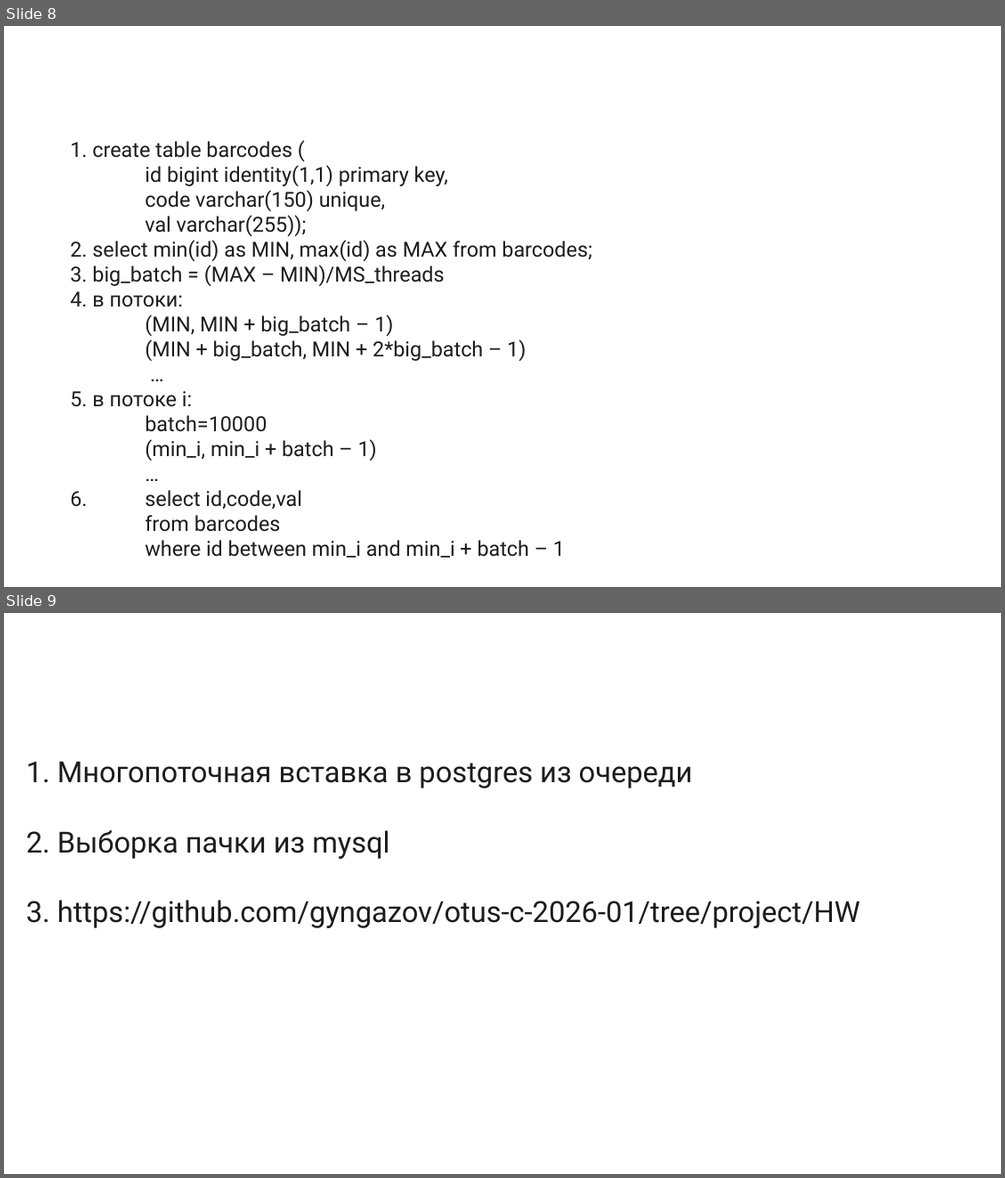
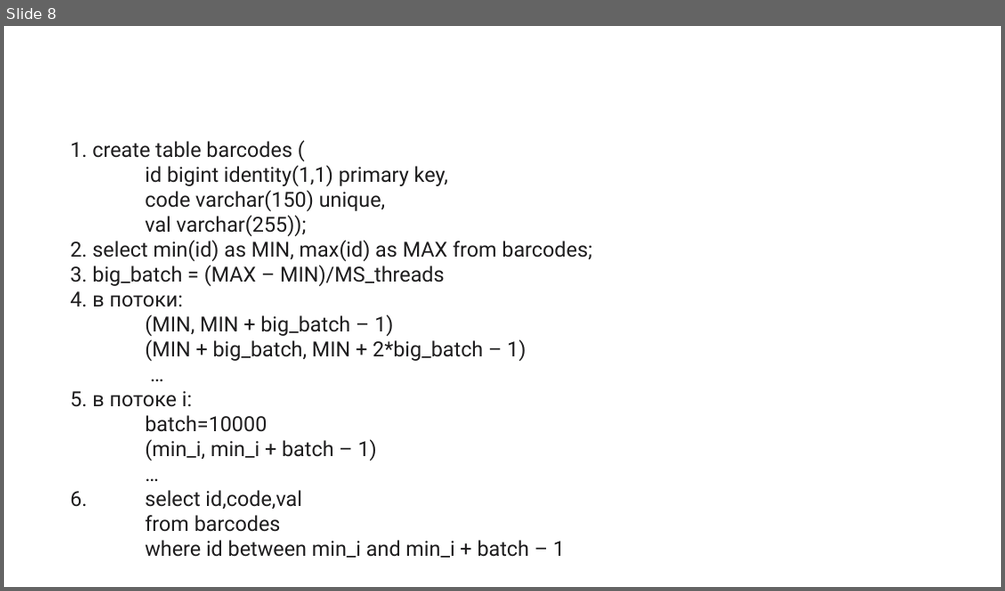
Before and after one commit to gyngazov/otus-c-2026-01, a slide deck: HW/Проект.pptx. Shown one above the other, each under a label of ours: slides 8 and 9 before the commit, slide 8 after it. The pictures are 1005x1178 and 1005x591 pixels, drawn with LibreOffice and Linux fonts; fonts in the diff are those of the drawing; background and template pictures are left out. Boxes give left, top, right and bottom in pixels: in the first picture for what was removed or moved away, otherwise in the second. Text is boxed around its words. In the diff, an @@ line names an element or a change of style, - is before the commit and + after.

```diff
--- a/HW/Проект.pptx
+++ b/HW/Проект.pptx
@@ slide 9 removed at (4,613,1001,1174), background picture (left out) @@
@@ text removed at (63,641,942,682) @@
-Результаты
@@ text removed at (26,761,860,928) @@
-1. Многопоточная вставка в postgres из очереди
-2. Выборка пачки из mysql
-3. https://github.com/gyngazov/otus-c-2026-01/tree/project/HW
```
Also in this commit, not shown: 1 slide changed, 2 slides added, 11 other files.
